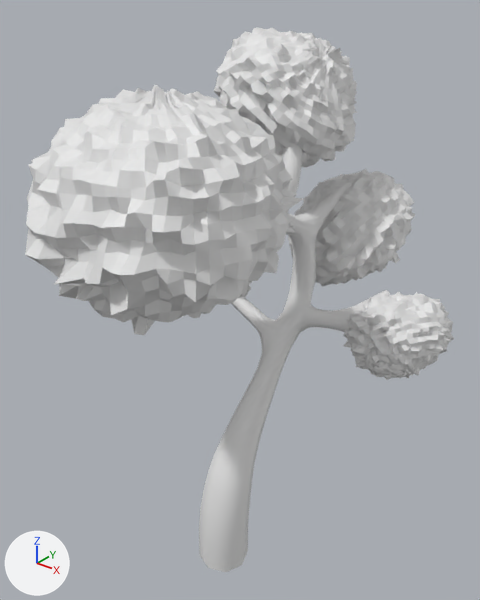
Renders of the glTF model Models/Enviroment/tree.glb from each side of a commit.
Rendered twice from a 50 mm lens placed at (3.1, -3.62, 5.05), pointed at (-0.14, 0.43, 2.53). The axes (+X, +Y, +Z) are drawn at lower left. The lights are the same throughout. Where no turn or scale is listed for an object, it has been applied to the vertices. Vertices at the same position are counted once.
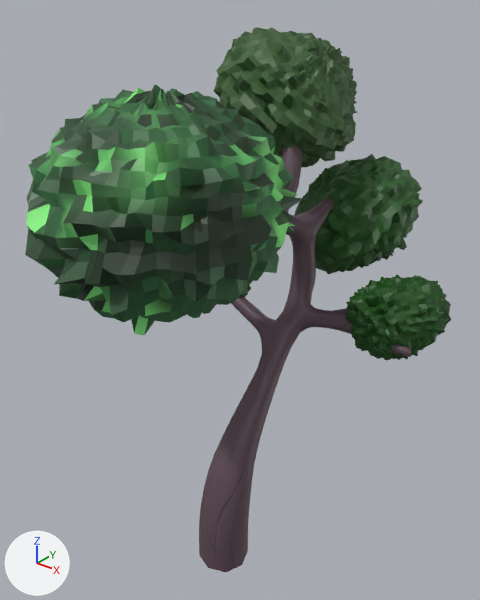
What the commit changed:
Picture 'Leaf3' (img_leaf3) is new.
Picture 'Leaf4' (img_leaf4) is new.
Picture 'Leaf2' (img_leaf2) is new.
Picture 'Leafs1' (img_leafs1) is new.
Picture 'Trunk' (img_trunk) is new.
Material 'Material.004' (mat_material_004) is new.
Its texture is img_leaf3.
Material 'Material.005' (mat_material_005) is new.
Its texture is img_leaf4.
Material 'Material.003' (mat_material_003) is new.
Its texture is img_leaf2.
Material 'Material.002' (mat_material_002) is new.
Its texture is img_leafs1.
Material 'Material.001' (mat_material_001) is new.
Its texture is img_trunk.
me_mesh is used by ob_plane; location (0.0, 0.0, 0.0).
me_mesh had 1451 vertices, 2832 faces and spanned x -0.99..1.14, y -0.37..2.33, z 0.0..4.29.
me_mesh now has 1454 vertices, 2856 faces and spans x -0.97..1.12, y -0.37..2.33, z 0.0..4.29.
me_mesh part 1: 2832 faces spanning x -0.97..1.12, y -0.37..2.33, z 0.0..4.29 switch from no material to mat_material_001 (picture img_trunk).
me_sphere has 1922 vertices, 3840 faces and spans x -0.99..0.92, y -1.01..0.98, z -0.73..0.9.
me_sphere is used by ob_sphere; location (0.0, -0.497, 3.548).
me_sphere part 2: texture (UV) coordinates of 3840 of 3840 faces, centred in x -0.99..0.89, y -0.93..0.95, z -0.68..0.87, changed; they spanned u 0.0..1.0, v 0.0..1.0 and now span u 0.0..1.0, v 0.0..1.0.
me_sphere now uses material mat_material_002 (picture img_leafs1).
me_sphere_001 has 1922 vertices, 3840 faces and spans x -0.655..0.577, y -0.691..0.67, z -0.646..0.505.
me_sphere_001 now uses material mat_material_003 (picture img_leaf2).
me_sphere_002 has 1922 vertices, 3840 faces and spans x -0.383..0.513, y -0.48..0.472, z -0.48..0.387.
me_sphere_002 now uses material mat_material_005 (picture img_leaf4).
me_sphere_003 has 1922 vertices, 3840 faces and spans x -0.624..0.621, y -0.661..0.661, z -0.527..0.672.
me_sphere_003 now uses material mat_material_004 (picture img_leaf3).
Object 'Sphere.002' (ob_sphere_002) moves from (0.88, 1.375, 2.176) to (0.786, 1.518, 2.271).
Object 'Sphere.003' (ob_sphere_003) moves from (0.075, 1.986, 2.782) to (0.13, 1.986, 2.927).

Boxes [x1, y1, x2, y2] around the edits, measured in the pictures (480 x 600 px):
'Sphere', recoloured, surface changed (white to green)
    both: [25, 85, 303, 335]
'Sphere.001', recoloured (grey to green)
    both: [214, 27, 357, 167]
'Sphere.003', recoloured, moved (grey to green)
    before: [288, 169, 415, 287]
    after: [295, 154, 423, 274]
'Sphere.002', recoloured, moved
    before: [343, 292, 454, 380]
    after: [345, 275, 451, 361]
part 1 of me_mesh, recoloured
    both: [199, 145, 348, 572]
